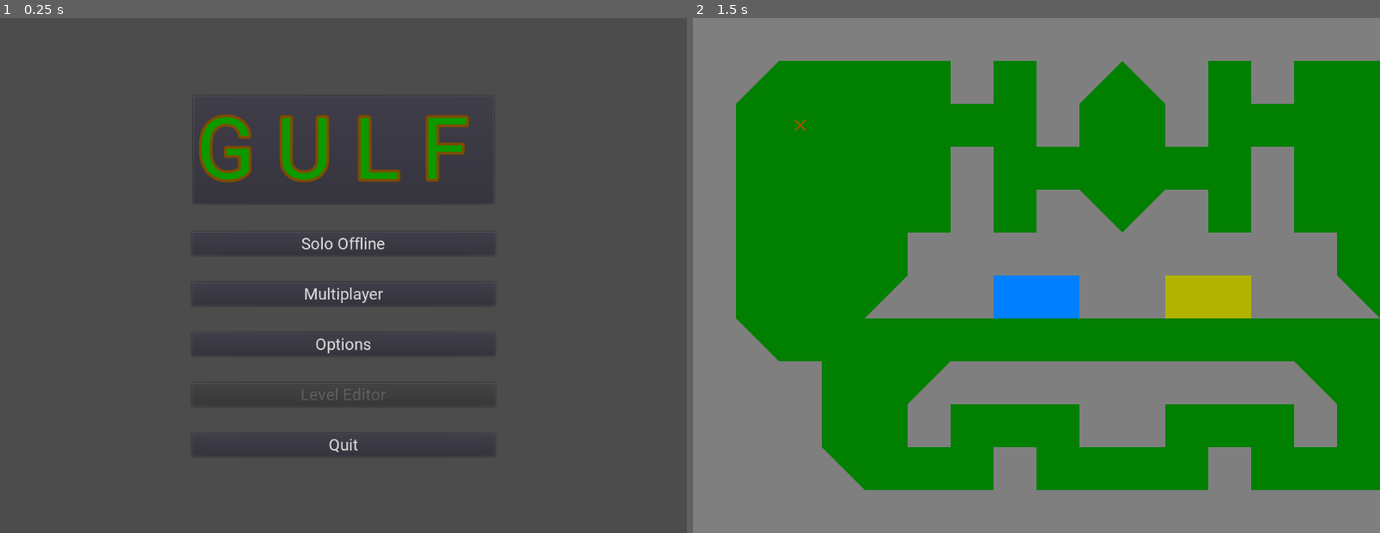
Above: before the commit, frames 1-2 (left to right).
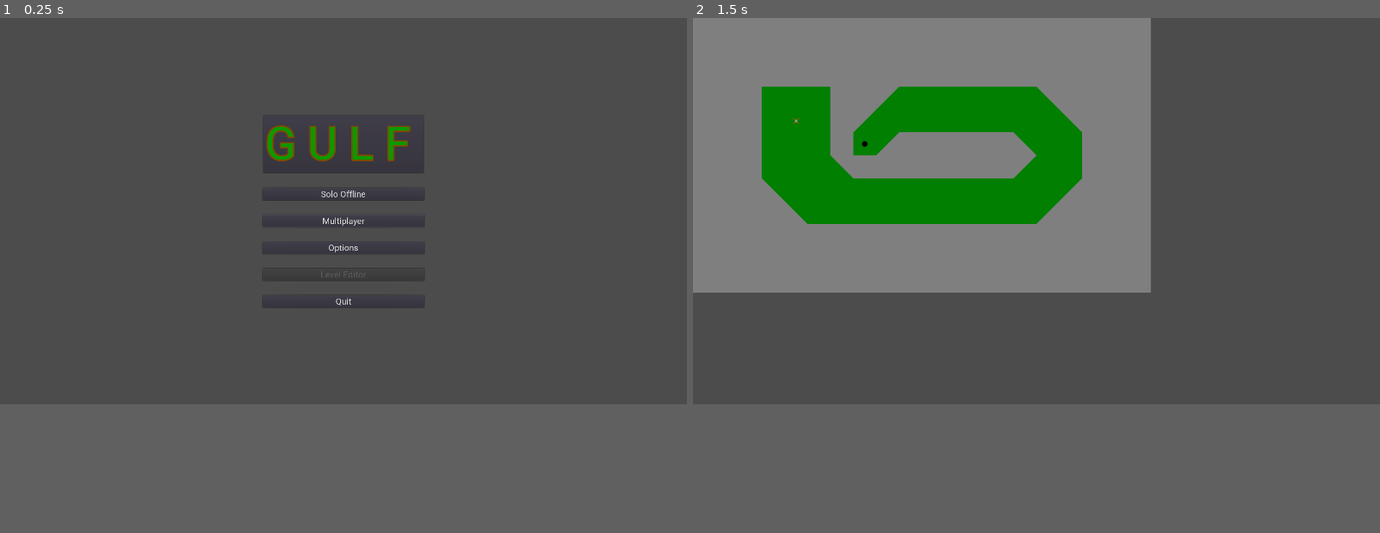
Above: after the commit, the same moments.

Repository: Halfwhit/Gulf
Game: Godot game, scene res://Scenes/MenuUI.tscn
Same seed, same stepped clock (60 frames per second), same inputs: the game is played once before the commit and once after it.
Inputs (mouse positions are in pixels of both pictures, inside the frame that each line leads up to):
- Up to frame 1 (0.25 s): no input
- Up to frame 2 (1.5 s): click "Solo Offline" at 0.5 s; tap Enter at 1.25 s; move the mouse to (1187, 249) at 1.27 s; click (1187, 249) at 1.35 s
In our replay, the window is 800x600 before the commit and 800x450 after it. These sizes can differ from the game's own. Grey fills any space a smaller window leaves; there, only what the larger window draws over its background counts as a difference.

The runs differ from the first frame. In frame 1, 3.1% of the frame differs, in the area x 28-70%, y 18-85%; in frame 2, 63%, in the area x 0-100%, y 0-92%.

Commit message:
Fixed multiple camera issues

Diff:
--- a/Scenes/Assets/Player.gd
+++ b/Scenes/Assets/Player.gd
@@ -6,6 +6,7 @@
 var start_point # Used for yellow shit
 var reset_point # Used for water
 puppet var slave_position = Vector2() # Used to display position to other players
+var player_name
 
 var in_motion      # Update these to signals? TODO
 var in_water
@@ -13,12 +14,11 @@
 
 var total_hits = 0 # Score?
 
-var player_name # TODO: add labels
 signal turn_taken # TODO: turns
 
 func set_player_name(setName):
+	$Label.set_text(str(setName))
 	player_name = setName
-	$Label.set_text(str(player_name))
 
 func _ready():
 	slave_position = position
@@ -32,36 +32,38 @@
 
 func _physics_process(delta):
 	if is_network_master(): #if owner take turn
-
 		#Update in_motion variable
 		check_motion()
 		# TODO: move this out of physics thread
 		if in_motion == false and Input.is_action_just_pressed("touch_main"): #then set vector for shot and update score
 			get_new_vector()
 			total_hits += 1
-			emit_signal("turn_taken")
+			emit_signal("turn_taken") #TODO: probably not here
 			set_collision_mask_bit(0, 1)
 
 		#hit_ball(delta) # Apply new vector or just continue moving (I think that's how it works?)
-		#Apply friction
+
 		var collision = move_and_collide(ball_vector * delta)
 		if collision:
 			if collision.collider.is_class("Player.gd"):
-				collision.collider.move_and_collide(ball_vector*0.5, delta)
-				ball_vector = ball_vector.bounce(collision.normal)*0.5
+				rpc_id(collision.collider.get_network_master(), "ball_collide", collision.remainder/2, delta)
+				ball_vector = ball_vector.bounce(collision.remainder)/2
 				move_and_collide(ball_vector * delta)
 			else:
 				ball_vector = ball_vector.bounce(collision.normal)
+				move_and_collide(ball_vector * delta)
+
+		#Apply friction
 		ball_vector = ball_vector.linear_interpolate(Vector2(0,0), friction * delta)
-
 		rset_unreliable("slave_position", position) #update this players slave position with its actual position, so that it renders for other players
 	else: #update my location for other players
 		position = slave_position
 
-func ball_collide(new_vector, delta):
+remote func ball_collide(new_vector, delta):
+	print("collision")
 	reset_point = get("position")
 	ball_vector = new_vector
-	hit_ball(delta)
+	move_and_collide(ball_vector * delta)
 
 func get_new_vector():
 	reset_point = get("position")
--- a/Scenes/Assets/Player.tscn
+++ b/Scenes/Assets/Player.tscn
@@ -1,22 +1,27 @@
 [gd_scene load_steps=7 format=2]
 
 [ext_resource path="res://Scenes/Assets/Player.gd" type="Script" id=1]
-[ext_resource path="res://Resources/Sprites/Ball.png" type="Texture" id=2]
-[ext_resource path="res://Resources/Fonts/Font36.tres" type="DynamicFont" id=3]
+[ext_resource path="res://resources/Sprites/ball.png" type="Texture" id=2]
+[ext_resource path="res://resources/Fonts/Font36.tres" type="DynamicFont" id=3]
 
 [sub_resource type="CircleShape2D" id=1]
 resource_local_to_scene = true
 resource_name = "BallCollision"
-radius = 16.0
+radius = 4.0
 
 [sub_resource type="CircleShape2D" id=2]
 custom_solver_bias = 1.0
-radius = 8.0
+radius = 2.0
 
 [sub_resource type="GDScript" id=3]
+resource_local_to_scene = true
 script/source = "extends Camera2D
 
 var zoom_increment = 1.1
+
+func _ready():
+	if is_network_master():
+		make_current()
 
 func _input(event):
 	if event.is_action(\"scroll_up\"):
@@ -36,16 +41,14 @@
 "Player",
 ]]
 pause_mode = 1
-scale = Vector2( 0.25, 0.25 )
 collision_mask = 2
 script = ExtResource( 1 )
 
 [node name="Sprite" type="Sprite" parent="."]
-scale = Vector2( 0.25, 0.25 )
+scale = Vector2( 0.125, 0.125 )
 texture = ExtResource( 2 )
 
 [node name="BallCollision" type="CollisionShape2D" parent="."]
-visible = false
 shape = SubResource( 1 )
 one_way_collision_margin = 0.0
 
@@ -55,7 +58,6 @@
 shape = SubResource( 2 )
 
 [node name="Camera2D" type="Camera2D" parent="."]
-current = true
 drag_margin_h_enabled = false
 drag_margin_v_enabled = false
 script = SubResource( 3 )
--- a/Scenes/Levels/HoleTemplate.tscn
+++ b/Scenes/Levels/HoleTemplate.tscn
@@ -1,7 +1,8 @@
 [gd_scene load_steps=3 format=2]
 
 [ext_resource path="res://Scenes/Levels/LevelController.gd" type="Script" id=1]
-[ext_resource path="res://Resources/tileset.tres" type="TileSet" id=2]
+[ext_resource path="res://resources/tileset.tres" type="TileSet" id=2]
+
 
 [node name="Hole1" type="Node2D"]
 script = ExtResource( 1 )
--- a/Scenes/Levels/Solo/Hole1.tscn
+++ b/Scenes/Levels/Solo/Hole1.tscn
@@ -1,7 +1,9 @@
-[gd_scene load_steps=3 format=2]
+[gd_scene load_steps=4 format=2]
 
 [ext_resource path="res://Scenes/Levels/LevelController.gd" type="Script" id=1]
-[ext_resource path="res://Resources/tileset.tres" type="TileSet" id=2]
+[ext_resource path="res://resources/tileset.tres" type="TileSet" id=2]
+[ext_resource path="res://Scenes/Assets/Player.tscn" type="PackedScene" id=3]
+
 
 [node name="Hole1" type="Node2D"]
 script = ExtResource( 1 )
@@ -10,3 +12,6 @@
 tile_set = ExtResource( 2 )
 format = 1
 tile_data = PoolIntArray( 0, 1, 0, 1, 1, 0, 2, 1, 0, 3, 1, 0, 4, 1, 0, 5, 1, 0, 6, 1, 0, 7, 1, 0, 8, 1, 0, 9, 1, 0, 10, …(3333 unchanged characters)…
+
+[node name="Player" parent="." instance=ExtResource( 3 )]
+position = Vector2( 288, 288 )
--- a/Scenes/Levels/Solo/Hole2.tscn
+++ b/Scenes/Levels/Solo/Hole2.tscn
@@ -1,7 +1,8 @@
 [gd_scene load_steps=3 format=2]
 
 [ext_resource path="res://Scenes/Levels/LevelController.gd" type="Script" id=1]
-[ext_resource path="res://Resources/tileset.tres" type="TileSet" id=2]
+[ext_resource path="res://resources/tileset.tres" type="TileSet" id=2]
+
 
 [node name="Hole1" type="Node2D"]
 script = ExtResource( 1 )
--- a/Scenes/Levels/Solo/Hole3.tscn
+++ b/Scenes/Levels/Solo/Hole3.tscn
@@ -1,7 +1,8 @@
 [gd_scene load_steps=3 format=2]
 
 [ext_resource path="res://Scenes/Levels/LevelController.gd" type="Script" id=1]
-[ext_resource path="res://Resources/tileset.tres" type="TileSet" id=2]
+[ext_resource path="res://resources/tileset.tres" type="TileSet" id=2]
+
 
 [node name="Hole1" type="Node2D"]
 script = ExtResource( 1 )
--- a/Scenes/Levels/Solo/Hole4.tscn
+++ b/Scenes/Levels/Solo/Hole4.tscn
@@ -1,7 +1,8 @@
 [gd_scene load_steps=3 format=2]
 
 [ext_resource path="res://Scenes/Levels/LevelController.gd" type="Script" id=1]
-[ext_resource path="res://Resources/tileset.tres" type="TileSet" id=2]
+[ext_resource path="res://resources/tileset.tres" type="TileSet" id=2]
+
 
 [node name="Hole1" type="Node2D"]
 script = ExtResource( 1 )
--- a/Scenes/Levels/TestLevel.tscn
+++ b/Scenes/Levels/TestLevel.tscn
@@ -1,7 +1,8 @@
 [gd_scene load_steps=3 format=2]
 
 [ext_resource path="res://Scenes/Levels/LevelController.gd" type="Script" id=1]
-[ext_resource path="res://Resources/tileset.tres" type="TileSet" id=2]
+[ext_resource path="res://resources/tileset.tres" type="TileSet" id=2]
+
 
 [node name="TestLevel" type="Node2D"]
 pause_mode = 1
--- a/Scenes/Lobby.tscn
+++ b/Scenes/Lobby.tscn
@@ -1,7 +1,8 @@
 [gd_scene load_steps=12 format=2]
 
-[ext_resource path="res://Resources/Fonts/Font14.tres" type="DynamicFont" id=1]
-[ext_resource path="res://Resources/Fonts/Font24.tres" type="DynamicFont" id=2]
+[ext_resource path="res://resources/Fonts/Font14.tres" type="DynamicFont" id=1]
+[ext_resource path="res://resources/Fonts/Font24.tres" type="DynamicFont" id=2]
+
 
 [sub_resource type="Theme" id=1]
 default_font = ExtResource( 1 )
--- a/Scenes/MenuUI.tscn
+++ b/Scenes/MenuUI.tscn
@@ -1,8 +1,8 @@
 [gd_scene load_steps=13 format=2]
 
-[ext_resource path="res://Resources/Fonts/Font24.tres" type="DynamicFont" id=1]
-[ext_resource path="res://Resources/Fonts/Font128.tres" type="DynamicFont" id=2]
-[ext_resource path="res://Resources/Sprites/Ball.png" type="Texture" id=3]
+[ext_resource path="res://resources/Fonts/Font24.tres" type="DynamicFont" id=1]
+[ext_resource path="res://resources/Fonts/Font128.tres" type="DynamicFont" id=2]
+[ext_resource path="res://resources/Sprites/ball.png" type="Texture" id=3]
 
 [sub_resource type="Theme" id=1]
 default_font = ExtResource( 1 )
@@ -19,7 +19,7 @@
 
 func _on_Solo_pressed():
 	#warning-ignore:return_value_discarded
-	get_tree().change_scene(\"res://Scenes/Levels/TestLevel.tscn\")
+	get_tree().change_scene(\"res://Scenes/Levels/Solo/Hole1.tscn\")
 
 func _on_Multi_pressed():
 	#warning-ignore:return_value_discarded
@@ -220,10 +220,10 @@
 
 [node name="Options" type="VBoxContainer" parent="."]
 editor/display_folded = true
-margin_left = 205.0
-margin_top = 23.0
-margin_right = 818.0
-margin_bottom = 744.0
+margin_left = 653.0
+margin_top = 211.0
+margin_right = 1266.0
+margin_bottom = 868.0
 size_flags_horizontal = 4
 size_flags_vertical = 4
 custom_constants/separation = 20
@@ -298,22 +298,22 @@
 [node name="PlayerColor" type="HBoxContainer" parent="Options"]
 margin_top = 272.0
 margin_right = 613.0
-margin_bottom = 414.0
+margin_bottom = 350.0
 size_flags_vertical = 3
 custom_constants/separation = 10
 
 [node name="PanelContainer" type="PanelContainer" parent="Options/PlayerColor"]
 editor/display_folded = true
 margin_right = 188.0
-margin_bottom = 142.0
+margin_bottom = 78.0
 size_flags_horizontal = 3
 size_flags_vertical = 3
 
 [node name="Label" type="Label" parent="Options/PlayerColor/PanelContainer"]
 margin_left = 7.0
-margin_top = 56.0
+margin_top = 24.0
 margin_right = 181.0
-margin_bottom = 85.0
+margin_bottom = 53.0
 text = "Ball Colour:"
 align = 1
 valign = 1
@@ -321,12 +321,12 @@
 [node name="VSeparator" type="VSeparator" parent="Options/PlayerColor"]
 margin_left = 198.0
 margin_right = 202.0
-margin_bottom = 142.0
+margin_bottom = 78.0
 
 [node name="ColorPickerButton" type="ColorPickerButton" parent="Options/PlayerColor"]
 margin_left = 212.0
 margin_right = 400.0
-margin_bottom = 142.0
+margin_bottom = 78.0
 size_flags_horizontal = 3
 color = Color( 0.666667, 0.666667, 0.666667, 1 )
 edit_alpha = false
@@ -334,30 +334,30 @@
 [node name="VSeparator2" type="VSeparator" parent="Options/PlayerColor"]
 margin_left = 410.0
 margin_right = 414.0
-margin_bottom = 142.0
+margin_bottom = 78.0
 
 [node name="PanelContainer2" type="PanelContainer" parent="Options/PlayerColor"]
 editor/display_folded = true
 margin_left = 424.0
 margin_right = 613.0
-margin_bottom = 142.0
+margin_bottom = 78.0
 size_flags_horizontal = 3
 
 [node name="TextureRect" type="TextureRect" parent="Options/PlayerColor/PanelContainer2"]
 modulate = Color( 0.67, 0.67, 0.67, 0.5 )
-margin_left = 30.0
-margin_top = 7.0
-margin_right = 158.0
-margin_bottom = 135.0
+margin_left = 62.0
+margin_top = 7.0
+margin_right = 126.0
+margin_bottom = 71.0
 size_flags_horizontal = 4
 size_flags_vertical = 4
 texture = ExtResource( 3 )
 script = SubResource( 6 )
 
 [node name="WindowType" type="HBoxContainer" parent="Options"]
-margin_top = 434.0
-margin_right = 613.0
-margin_bottom = 477.0
+margin_top = 370.0
+margin_right = 613.0
+margin_bottom = 413.0
 size_flags_horizontal = 3
 size_flags_vertical = 3
 custom_constants/separation = 10
@@ -393,9 +393,9 @@
 
 [node name="Resolution" type="HBoxContainer" parent="Options"]
 editor/display_folded = true
-margin_top = 497.0
-margin_right = 613.0
-margin_bottom = 540.0
+margin_top = 433.0
+margin_right = 613.0
+margin_bottom = 476.0
 size_flags_horizontal = 3
 size_flags_vertical = 3
 custom_constants/separation = 10
@@ -433,9 +433,9 @@
 
 [node name="SoundVolume" type="HBoxContainer" parent="Options"]
 editor/display_folded = true
-margin_top = 560.0
-margin_right = 613.0
-margin_bottom = 603.0
+margin_top = 496.0
+margin_right = 613.0
+margin_bottom = 539.0
 size_flags_horizontal = 3
 size_flags_vertical = 3
 custom_constants/separation = 10
@@ -482,9 +482,9 @@
 
 [node name="MusicVolume" type="HBoxContainer" parent="Options"]
 editor/display_folded = true
-margin_top = 623.0
-margin_right = 613.0
-margin_bottom = 666.0
+margin_top = 559.0
+margin_right = 613.0
+margin_bottom = 602.0
 size_flags_horizontal = 3
 size_flags_vertical = 3
 custom_constants/separation = 10
@@ -530,9 +530,9 @@
 ticks_on_borders = true
 
 [node name="SaveChanges" type="HBoxContainer" parent="Options"]
-margin_top = 686.0
-margin_right = 613.0
-margin_bottom = 721.0
+margin_top = 622.0
+margin_right = 613.0
+margin_bottom = 657.0
 size_flags_horizontal = 3
 size_flags_vertical = 3
 custom_constants/separation = 10
--- a/project.godot
+++ b/project.godot
@@ -25,8 +25,10 @@
 
 [display]
 
-window/size/height=768
-window/size/resizable=false
+window/size/width=1920
+window/size/height=1080
+window/stretch/mode="viewport"
+window/stretch/aspect="expand"
 
 [input]
 
--- a/Resources/Fonts/Font128.tres
+++ b/resources/Fonts/Font128.tres
@@ -1,6 +1,7 @@
 [gd_resource type="DynamicFont" load_steps=2 format=2]
 
-[ext_resource path="res://Resources/Fonts/Roboto-Regular.ttf" type="DynamicFontData" id=1]
+[ext_resource path="res://resources/Fonts/Roboto-Regular.ttf" type="DynamicFontData" id=1]
+
 
 [resource]
 size = 128
--- a/Resources/Fonts/Font14.tres
+++ b/resources/Fonts/Font14.tres
@@ -1,6 +1,7 @@
 [gd_resource type="DynamicFont" load_steps=2 format=2]
 
-[ext_resource path="res://Resources/Fonts/Roboto-Regular.ttf" type="DynamicFontData" id=1]
+[ext_resource path="res://resources/Fonts/Roboto-Regular.ttf" type="DynamicFontData" id=1]
+
 
 [resource]
 size = 14
--- a/Resources/Fonts/Font24.tres
+++ b/resources/Fonts/Font24.tres
@@ -1,6 +1,7 @@
 [gd_resource type="DynamicFont" load_steps=2 format=2]
 
-[ext_resource path="res://Resources/Fonts/Roboto-Regular.ttf" type="DynamicFontData" id=1]
+[ext_resource path="res://resources/Fonts/Roboto-Regular.ttf" type="DynamicFontData" id=1]
+
 
 [resource]
 size = 24
--- a/Resources/Fonts/Font36.tres
+++ b/resources/Fonts/Font36.tres
@@ -1,6 +1,7 @@
 [gd_resource type="DynamicFont" load_steps=2 format=2]
 
-[ext_resource path="res://Resources/Fonts/Roboto-Regular.ttf" type="DynamicFontData" id=1]
+[ext_resource path="res://resources/Fonts/Roboto-Regular.ttf" type="DynamicFontData" id=1]
+
 
 [resource]
 size = 36
--- a/Resources/tileset.tres
+++ b/resources/tileset.tres
@@ -1,20 +1,21 @@
 [gd_resource type="TileSet" load_steps=31 format=2]
 
-[ext_resource path="res://Resources/Tiles/Grass.png" type="Texture" id=1]
-[ext_resource path="res://Resources/Tiles/Wall.png" type="Texture" id=2]
-[ext_resource path="res://Resources/Tiles/SmallCircle.png" type="Texture" id=3]
-[ext_resource path="res://Resources/Tiles/SmallDiamond.png" type="Texture" id=4]
-[ext_resource path="res://Resources/Tiles/SmallSlant.png" type="Texture" id=5]
-[ext_resource path="res://Resources/Tiles/WallSmallSlant.png" type="Texture" id=6]
-[ext_resource path="res://Resources/Tiles/WallCorner.png" type="Texture" id=7]
-[ext_resource path="res://Resources/Tiles/Hole.png" type="Texture" id=8]
-[ext_resource path="res://Resources/Tiles/Slant.png" type="Texture" id=9]
-[ext_resource path="res://Resources/Tiles/Start.png" type="Texture" id=10]
-[ext_resource path="res://Resources/Tiles/Water.png" type="Texture" id=11]
-[ext_resource path="res://Resources/Tiles/Yellow.png" type="Texture" id=12]
-[ext_resource path="res://Resources/Tiles/LargeCircle.png" type="Texture" id=13]
-[ext_resource path="res://Resources/Tiles/Corner.png" type="Texture" id=14]
-[ext_resource path="res://Resources/Tiles/Diamond.png" type="Texture" id=15]
+[ext_resource path="res://resources/Tiles/Grass.png" type="Texture" id=1]
+[ext_resource path="res://resources/Tiles/Wall.png" type="Texture" id=2]
+[ext_resource path="res://resources/Tiles/SmallCircle.png" type="Texture" id=3]
+[ext_resource path="res://resources/Tiles/SmallDiamond.png" type="Texture" id=4]
+[ext_resource path="res://resources/Tiles/SmallSlant.png" type="Texture" id=5]
+[ext_resource path="res://resources/Tiles/WallSmallSlant.png" type="Texture" id=6]
+[ext_resource path="res://resources/Tiles/WallCorner.png" type="Texture" id=7]
+[ext_resource path="res://resources/Tiles/Hole.png" type="Texture" id=8]
+[ext_resource path="res://resources/Tiles/Slant.png" type="Texture" id=9]
+[ext_resource path="res://resources/Tiles/Start.png" type="Texture" id=10]
+[ext_resource path="res://resources/Tiles/Water.png" type="Texture" id=11]
+[ext_resource path="res://resources/Tiles/Yellow.png" type="Texture" id=12]
+[ext_resource path="res://resources/Tiles/LargeCircle.png" type="Texture" id=13]
+[ext_resource path="res://resources/Tiles/Corner.png" type="Texture" id=14]
+[ext_resource path="res://resources/Tiles/Diamond.png" type="Texture" id=15]
+
 
 [sub_resource type="ConvexPolygonShape2D" id=3]
 points = PoolVector2Array( 0, 0, 64, 0, 64, 64, 0, 64, 0, 0 )
--- a/Resources/tileset_edit.tscn
+++ b/resources/tileset_edit.tscn
@@ -1,20 +1,21 @@
 [gd_scene load_steps=18 format=2]
 
-[ext_resource path="res://Resources/Tiles/Grass.png" type="Texture" id=1]
-[ext_resource path="res://Resources/Tiles/Wall.png" type="Texture" id=2]
-[ext_resource path="res://Resources/Tiles/Hole.png" type="Texture" id=3]
-[ext_resource path="res://Resources/Tiles/Slant.png" type="Texture" id=4]
-[ext_resource path="res://Resources/Tiles/Start.png" type="Texture" id=5]
-[ext_resource path="res://Resources/Tiles/Water.png" type="Texture" id=6]
-[ext_resource path="res://Resources/Tiles/Yellow.png" type="Texture" id=7]
-[ext_resource path="res://Resources/Tiles/LargeCircle.png" type="Texture" id=8]
-[ext_resource path="res://Resources/Tiles/Corner.png" type="Texture" id=9]
-[ext_resource path="res://Resources/Tiles/Diamond.png" type="Texture" id=10]
-[ext_resource path="res://Resources/Tiles/SmallCircle.png" type="Texture" id=11]
-[ext_resource path="res://Resources/Tiles/SmallDiamond.png" type="Texture" id=12]
-[ext_resource path="res://Resources/Tiles/SmallSlant.png" type="Texture" id=13]
-[ext_resource path="res://Resources/Tiles/WallSmallSlant.png" type="Texture" id=14]
-[ext_resource path="res://Resources/Tiles/WallCorner.png" type="Texture" id=15]
+[ext_resource path="res://resources/Tiles/Grass.png" type="Texture" id=1]
+[ext_resource path="res://resources/Tiles/Wall.png" type="Texture" id=2]
+[ext_resource path="res://resources/Tiles/Hole.png" type="Texture" id=3]
+[ext_resource path="res://resources/Tiles/Slant.png" type="Texture" id=4]
+[ext_resource path="res://resources/Tiles/Start.png" type="Texture" id=5]
+[ext_resource path="res://resources/Tiles/Water.png" type="Texture" id=6]
+[ext_resource path="res://resources/Tiles/Yellow.png" type="Texture" id=7]
+[ext_resource path="res://resources/Tiles/LargeCircle.png" type="Texture" id=8]
+[ext_resource path="res://resources/Tiles/Corner.png" type="Texture" id=9]
+[ext_resource path="res://resources/Tiles/Diamond.png" type="Texture" id=10]
+[ext_resource path="res://resources/Tiles/SmallCircle.png" type="Texture" id=11]
+[ext_resource path="res://resources/Tiles/SmallDiamond.png" type="Texture" id=12]
+[ext_resource path="res://resources/Tiles/SmallSlant.png" type="Texture" id=13]
+[ext_resource path="res://resources/Tiles/WallSmallSlant.png" type="Texture" id=14]
+[ext_resource path="res://resources/Tiles/WallCorner.png" type="Texture" id=15]
+
 
 [sub_resource type="CircleShape2D" id=1]
 radius = 32.0
Binary file removed: Resources/Sprites/Ball.png
Renamed: Resources/Fonts/Roboto-Regular.ttf -> resources/Fonts/Roboto-Regular.ttf
Binary file added: resources/Sprites/ball.png
Renamed: Resources/Tiles/Corner.png -> resources/Tiles/Corner.png
Renamed: Resources/Tiles/Diamond.png -> resources/Tiles/Diamond.png
Renamed: Resources/Tiles/Grass.png -> resources/Tiles/Grass.png
Renamed: Resources/Tiles/Hole.png -> resources/Tiles/Hole.png
Renamed: Resources/Tiles/LargeCircle.png -> resources/Tiles/LargeCircle.png
Renamed: Resources/Tiles/Slant.png -> resources/Tiles/Slant.png
Renamed: Resources/Tiles/SmallCircle.png -> resources/Tiles/SmallCircle.png
Renamed: Resources/Tiles/SmallDiamond.png -> resources/Tiles/SmallDiamond.png
Renamed: Resources/Tiles/SmallSlant.png -> resources/Tiles/SmallSlant.png
(and 6 more such lines)
